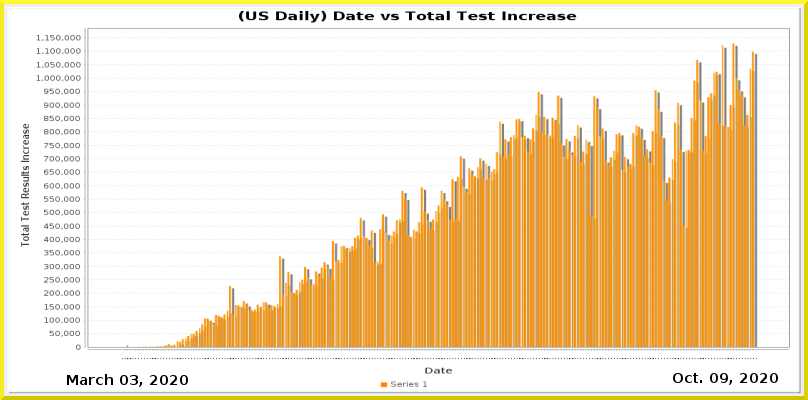
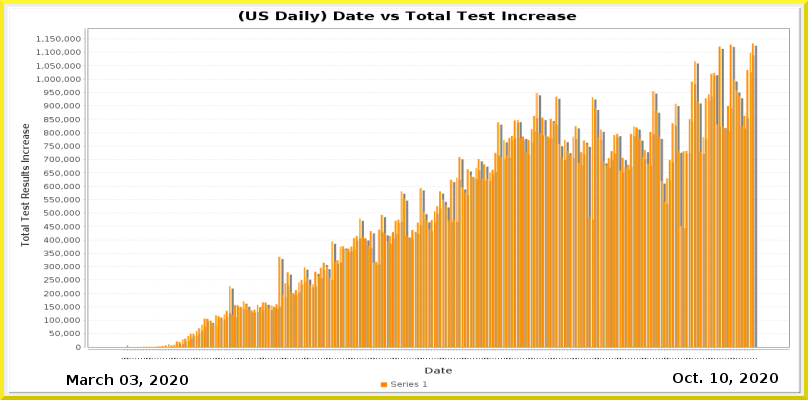
Revision of a layered 808 × 400 image; what changed, layer by layer:
painted on "Current Date" over [710,373,728,383]
painted on "Date_vs_TestIncrease.png" over [36,35,789,360]
